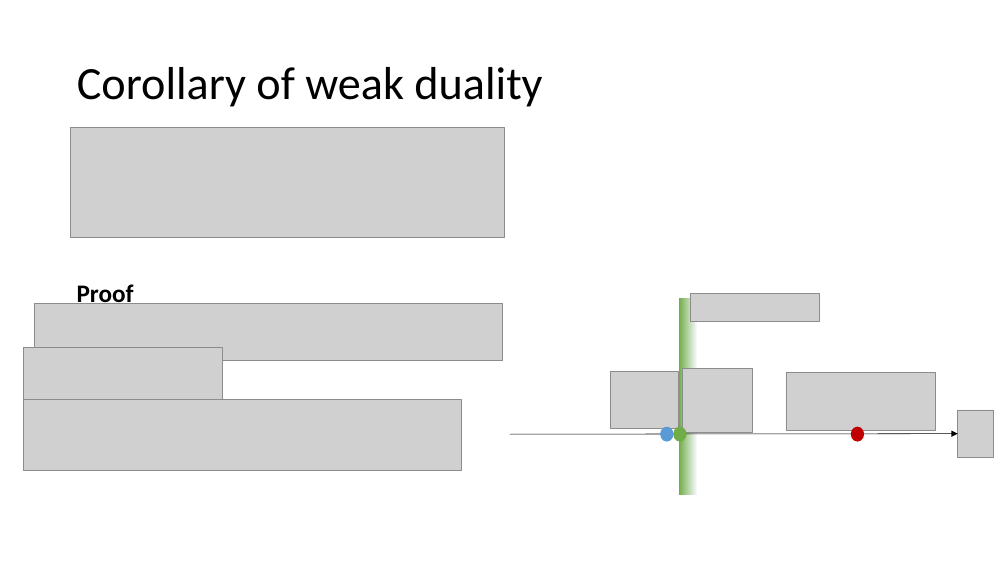
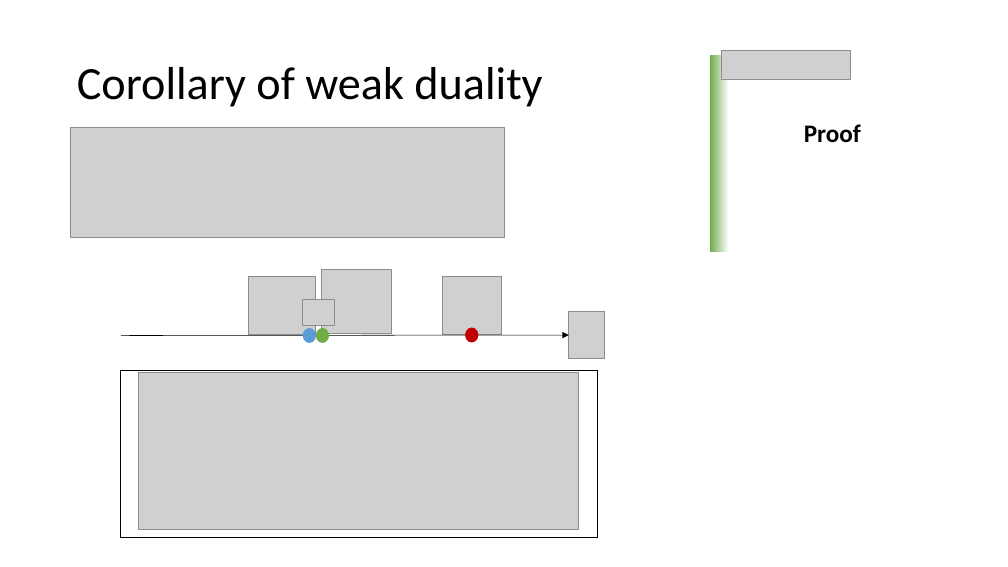
Before and after one commit to khanhnguyendata/duality, a slide deck: slide 6 of ppt/Duality copy.pptx. Drawn at 1008x567 pixels with LibreOffice and Linux fonts; fonts in the diff are those of the drawing; grey boxes stand for pictures. Boxes give left, top, right and bottom in pixels: in the first picture for what was removed or moved away, otherwise in the second. Text is boxed around its words. In the diff, an @@ line names an element or a change of style, - is before the commit and + after.

Commit message:
Add new step to proof of corollary in slides

```diff
--- a/ppt/Duality copy.pptx
+++ b/ppt/Duality copy.pptx
@@ rectangle: place and size @@
-rectangle at bbox=[679, 298, 696, 495]
+rectangle at bbox=[710, 55, 727, 253]
@@ picture: place and size @@
-picture at bbox=[690, 293, 820, 322]
+picture at bbox=[721, 51, 851, 79]
@@ text "Proof": place and size @@
-text "Proof" at bbox=[77, 284, 134, 304]
+text "Proof" at bbox=[804, 124, 861, 143]
@@ picture: place and size @@
-picture at bbox=[610, 371, 678, 429]
+picture at bbox=[248, 277, 316, 334]
@@ picture added at bbox=[302, 299, 335, 324] @@
@@ picture: place and size @@
-picture at bbox=[786, 373, 936, 430]
+picture at bbox=[442, 277, 501, 334]
@@ picture removed at bbox=[35, 304, 503, 361] @@
@@ 2 ellipses, 1 picture: place and size @@
-2 ellipses, 1 picture at bbox=[661, 368, 752, 441]
+2 ellipses, 1 picture at bbox=[303, 270, 392, 343]
@@ ellipse: place and size @@
-ellipse at bbox=[851, 427, 864, 441]
+ellipse at bbox=[466, 328, 478, 342]
@@ picture: place and size @@
-picture at bbox=[958, 410, 994, 457]
+picture at bbox=[569, 312, 605, 358]
@@ picture removed at bbox=[23, 347, 223, 418] @@
@@ arrow moved from (510, 434) - (958, 434) to (121, 336) - (569, 335) @@
@@ rectangle added at bbox=[120, 371, 597, 538], outline #000000 1 pt @@
@@ picture added at bbox=[138, 373, 578, 529] @@
@@ picture removed at bbox=[23, 399, 461, 471] @@
```
Also in this commit, not shown: 1 other slide changed, 1 slide added.
